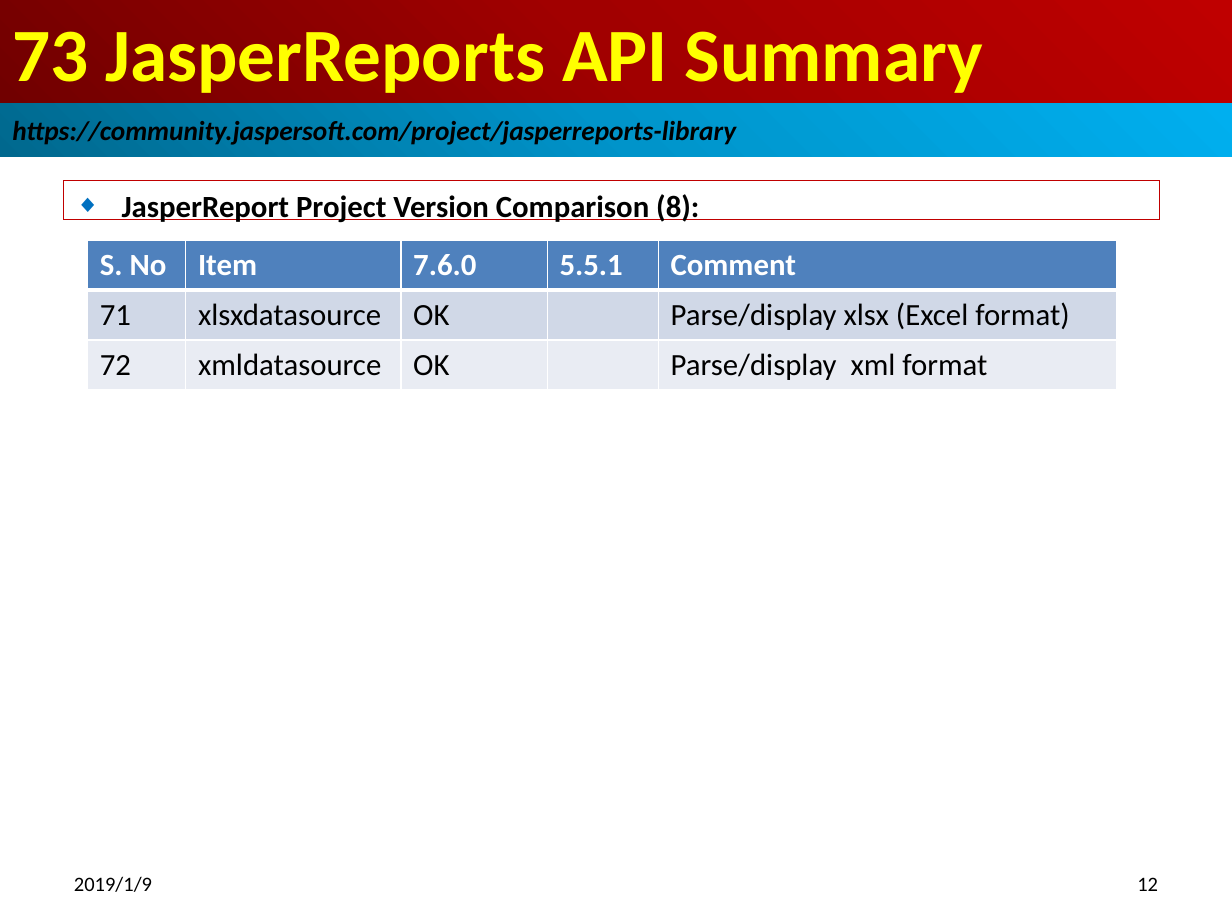
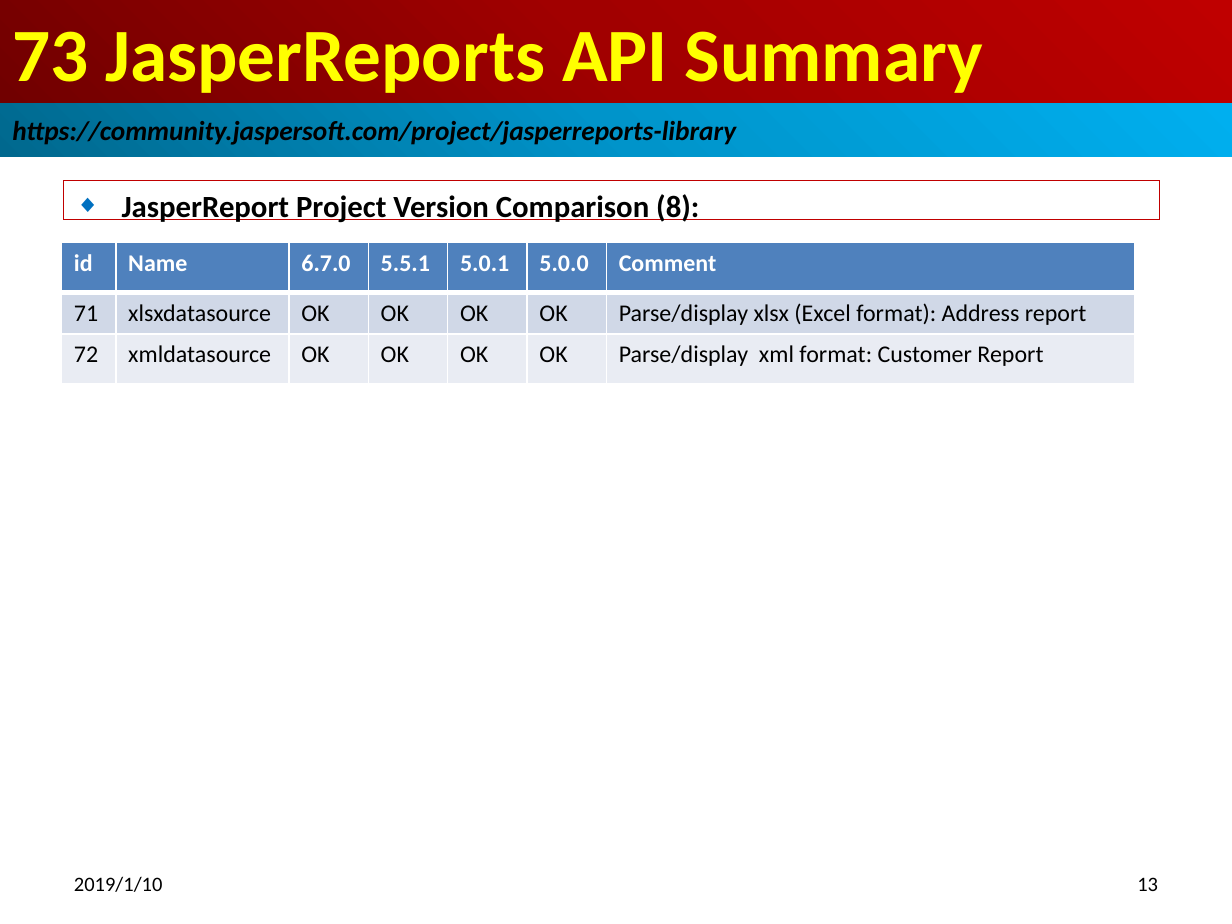
Before and after one commit to peterhchen/100-jasper-report-api-6.7.0, a slide deck: slide 13 of 15_Ch73_API_Summary.pptx (slide 12 before the commit). Drawn at 1232x924 pixels with LibreOffice and Linux fonts; fonts in the diff are those of the drawing. Boxes give left, top, right and bottom in pixels: in the first picture for what was removed or moved away, otherwise in the second. Text is boxed around its words. In the diff, an @@ line names an element or a change of style, - is before the commit and + after.

Commit message:
Over QA for JasperReport API library.
Compares Libraries of 6.7.0, 5.5.1, 5.0.1, 5.0.0.

```diff
--- a/15_Ch73_API_Summary.pptx
+++ b/15_Ch73_API_Summary.pptx
@@ table at [62, 243, 1133, 383] @@
-column 1: S. No | 71 | 72
-column 2: Item | xlsxdatasource | xmldatasource
-column 3: 7.6.0 | OK | OK
-column 4: 5.5.1 |  | 
-column 5: Comment | Parse/display xlsx (Excel format) | Parse/display xml format
+column 1: id | 71 | 72
+column 2: Name | xlsxdatasource | xmldatasource
+column 3: 6.7.0 | OK | OK
+column 4: 5.5.1 | OK | OK
+column 5: 5.0.1 | OK | OK
+column 6: 5.0.0 | OK | OK
+column 7: Comment | Parse/display xlsx (Excel format): Address report | Parse/display xml format: Customer Report
@@ table: place and size @@
-table at [87, 240, 1117, 391]
+table at [62, 243, 1133, 383]
@@ text at [74, 876, 163, 892]: text changed @@
-2019/1/9
+2019/1/10
@@ page number at [1137, 877, 1158, 891]: text changed @@
-12
+13
```
Also in this commit, not shown: 12 other slides changed, 1 slide added.
